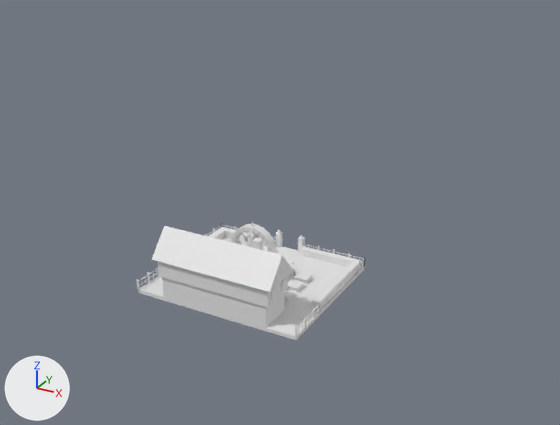
A saved change to the Blender file assets/town.blend.
Rendered twice from a camera (50 mm lens) standing at (93.8, -156.1, 99.8) and looking at (8.4, -0.9, 22.2). Arrows for +X, +Y and +Z are at lower left; the lights stay in place. The picture after the commit comes second.

The first picture shows 'ChamberPortal_Stone', 'HauntShowcase_Foliage', 'HauntShowcase_Metal', 'HauntShowcase_Roof', 'HauntShowcase_Stone', 'HauntShowcase_Wood' and 4 more.
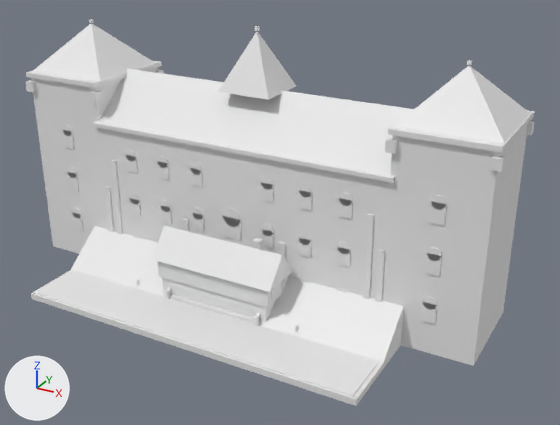
Where the change shows, as pixel boxes (x1, y1, x2, y2) in the pictures (560 x 425 px):
'MansionFacade_Stone', added
    after: (26, 61, 535, 366)
'MansionFacade_Roof', added
    after: (33, 23, 531, 183)
'MansionHill_Stone', added
    after: (31, 270, 379, 406)
'MansionHill_Ground', added
    after: (32, 226, 404, 404)
'MansionFacade_Glow', added
    after: (63, 19, 472, 324)
'MansionFacade_Foliage', added
    after: (104, 160, 385, 302)
'HauntShowcase_Stone', unchanged, covered by the edit
    before: (138, 232, 364, 340)
    after: (253, 238, 263, 250)
'HauntShowcase_Foliage', unchanged, covered by the edit
    before: (208, 227, 361, 310)

Diff of the bpy script that builds the scene:
```diff
--- a/assets/town.blend.py
+++ b/assets/town.blend.py
@@ mat_ground @@
+mat_ground = principled_material('Ground')
+mat_ground.base_color = (0.8, 0.8, 0.8)  # white #e7e7e7
@@ me_cube_336 @@
+me_cube_336.from_pydata(...)  # a box spanning x -36.8..-35.2, y -10.2..-9.9, z 1.0..31.0; a box spanning x -39.8..-38.2, y -10.2..-9.9, z 1.0..23.0; a box spanning x -14.8..-13.2, y -10.2..-9.9, z 1.0..19.0; a box spanning x -61.7..-61.3, y -6.8..1.2, z 2.0..38.0; a box spanning x 35.2..36.8, y -10.2..-9.9, z 1.0..31.0; a box spanning x 38.2..39.8, y -10.2..-9.9, z 1.0..23.0; a box spanning x 13.2..14.8, y -10.2..-9.9, z 1.0..19.0; a box spanning x 61.3..61.7, y -6.8..1.2, z 2.0..38.0
+me_cube_336.materials.append(mat_foliage)  # white #e7e7e7
@@ me_cube_286 @@
+me_cube_286.from_pydata(...)  # 668 vertices, 1140 faces; spans x -52.6..52.6, y -10.1..3.6, z 4.0..66.4
+me_cube_286.materials.append(mat_glow)  # white #e7e7e7
@@ me_roof_001 @@
+me_roof_001.from_pydata(...)  # 38 vertices, 56 faces; spans x -62.8..62.8, y -10.8..17.2, z 39.7..65.5
+me_roof_001.materials.append(mat_roof)  # white #e7e7e7
@@ me_cube_285 @@
+me_cube_285.from_pydata(...)  # 288 vertices, 496 faces; spans x -63.1..63.1, y -17.2..17.2, z 0.0..51.2
+me_cube_285.materials.append(mat_stone)  # white #e7e7e7
@@ me_cube_258 @@
+me_cube_258.from_pydata(...)  # 264 vertices, 416 faces; spans x -45.5..45.5, y -35.2..35.2, z 0.0..15.3
+me_cube_258.materials.append(mat_stone)  # white #e7e7e7
@@ me_ground @@
+me_ground.from_pydata(...)  # 12 vertices, 20 faces; spans x -45.0..45.0, y -34.8..35.2, z 0.0..12.0
+me_ground.materials.append(mat_ground)  # white #e7e7e7
@@ ob_mansionfacade_foliage @@
+ob_mansionfacade_foliage = bpy.data.objects.new('MansionFacade_Foliage', me_cube_336)
+ob_mansionfacade_foliage.location = (0.0, 0.0, 0.0)
@@ ob_mansionfacade_glow @@
+ob_mansionfacade_glow = bpy.data.objects.new('MansionFacade_Glow', me_cube_286)
+ob_mansionfacade_glow.location = (0.0, 0.0, 0.0)
@@ ob_mansionfacade_roof @@
+ob_mansionfacade_roof = bpy.data.objects.new('MansionFacade_Roof', me_roof_001)
+ob_mansionfacade_roof.location = (0.0, 0.0, 0.0)
@@ ob_mansionfacade_stone @@
+ob_mansionfacade_stone = bpy.data.objects.new('MansionFacade_Stone', me_cube_285)
+ob_mansionfacade_stone.location = (0.0, 0.0, 0.0)
@@ ob_mansionhill_stone @@
+ob_mansionhill_stone = bpy.data.objects.new('MansionHill_Stone', me_cube_258)
+ob_mansionhill_stone.location = (0.0, 0.0, 0.0)
@@ ob_mansionhill_ground @@
+ob_mansionhill_ground = bpy.data.objects.new('MansionHill_Ground', me_ground)
+ob_mansionhill_ground.location = (0.0, 0.0, 0.0)
```
